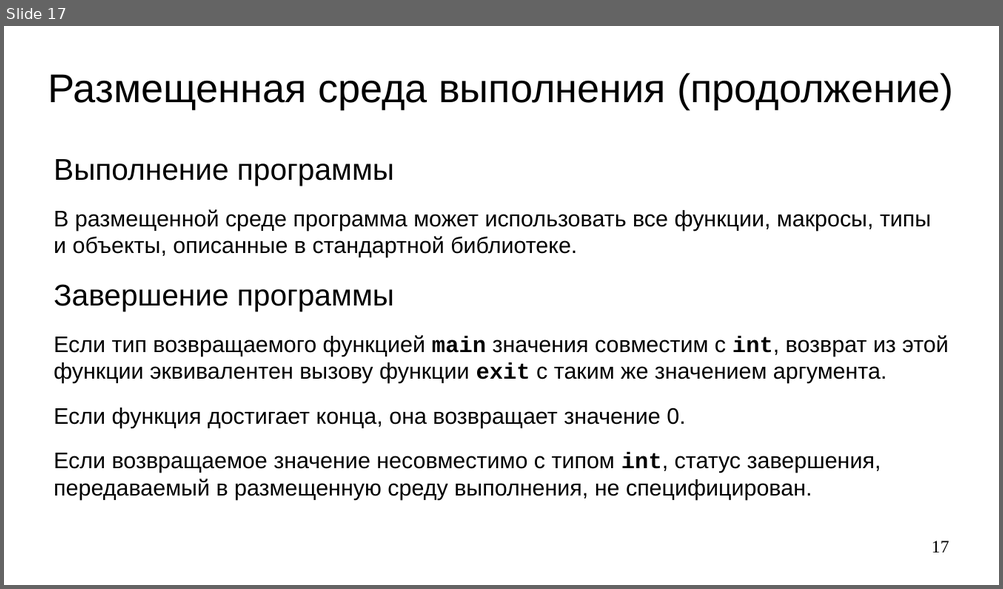
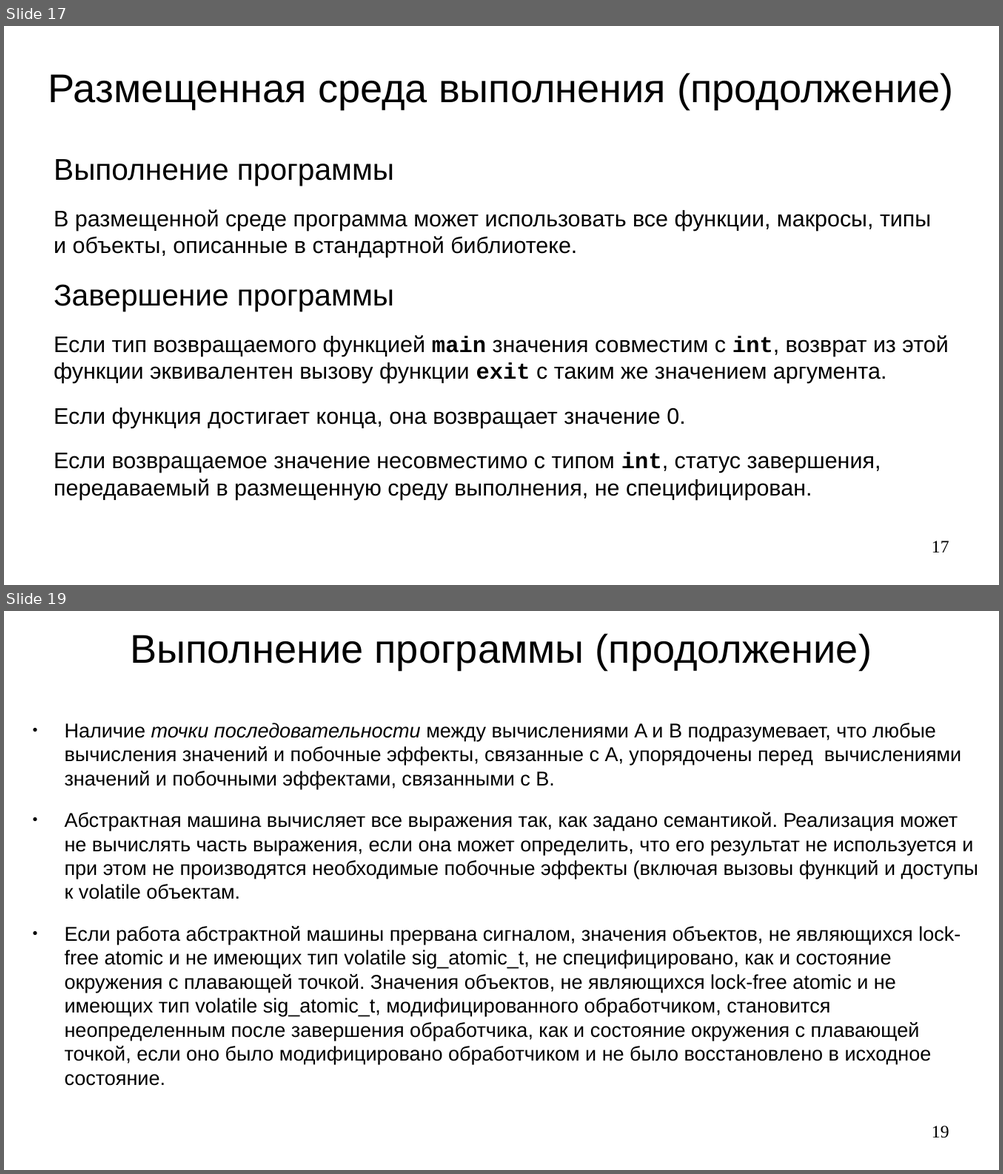
Before and after one commit to steelcraft/stud-lab, a slide deck: Лекции/CACP01.odp. Shown one above the other, each under a label of ours: slide 17 before the commit, slides 17 and 19 after it; the slides between them are not shown. The pictures are 1003x589 and 1003x1174 pixels, drawn with LibreOffice and Linux fonts; fonts in the diff are those of the drawing. Boxes give left, top, right and bottom in pixels: in the first picture for what was removed or moved away, otherwise in the second. Text is boxed around its words. In the diff, an @@ line names an element or a change of style, - is before the commit and + after.

Commit message:
Добавлен раздел "Выполнение программы" (до 5.1.2.4)

```diff
--- a/Лекции/CACP01.odp
+++ b/Лекции/CACP01.odp
@@ slide 19 added at bbox=[4, 611, 999, 1170], background #FFFFFF @@
@@ title added at bbox=[130, 633, 871, 669], 32 pt, text #000000 @@
+Выполнение программы (продолжение)
@@ text added at bbox=[65, 723, 979, 1086], 16 pt, text #000000 @@
+● Наличие точки последовательности между вычислениями A и B подразумевает, что любые вычисления значений и побочные эффекты, связанные с A, упорядочены перед вычислениями значений и побочными эффектами, связанными с B.
+● Абстрактная машина вычисляет все выражения так, как задано семантикой. Реализация может не вычислять часть выражения, если она может определить, что его результат не используется и при этом не производятся необходимые побочные эффекты (включая вызовы функций и доступы к volatile объектам.
+● Если работа абстрактной машины прервана сигналом, значения объектов, не являющихся lock-free atomic и не имеющих тип volatile sig_atomic_t, не специфицировано, как и состояние окружения с плавающей точкой. Значения объектов, не являющихся lock-free atomic и не имеющих тип volatile sig_atomic_t, модифицированного обработчиком, становится неопределенным после завершения обработчика, как и состояние окружения с плавающей точкой, если оно было модифицировано обработчиком и не было восстановлено в исходное состояние.
@@ page number added at bbox=[931, 1126, 949, 1139], 14 pt, text #000000 @@
+19
```
Also in this commit, not shown: 2 other slides added.
